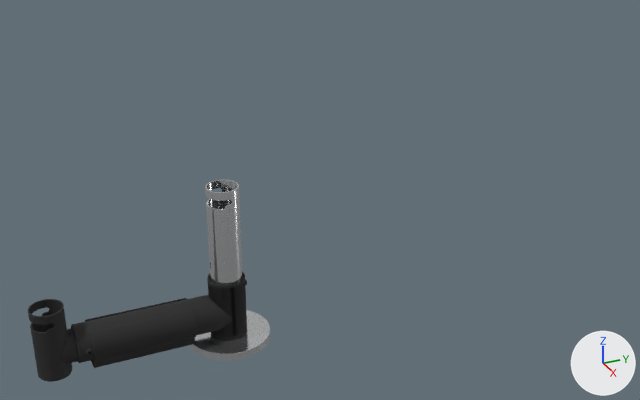
A saved change to the glTF model projekt.glb.
Rendered twice from a 50 mm lens placed at (1.087, -1.293, 0.819), pointed at (0.093, -0.845, 0.322). The axes (+X, +Y, +Z) are drawn at lower right. The lights are the same throughout. The picture after the commit comes second. Where no turn or scale is listed for an object, it has been applied to the vertices.

The first picture shows 'PL38_0100__Flex_Arm_A', 'PL38_0100__Flex_Arm_B', 'PL38_0200'.
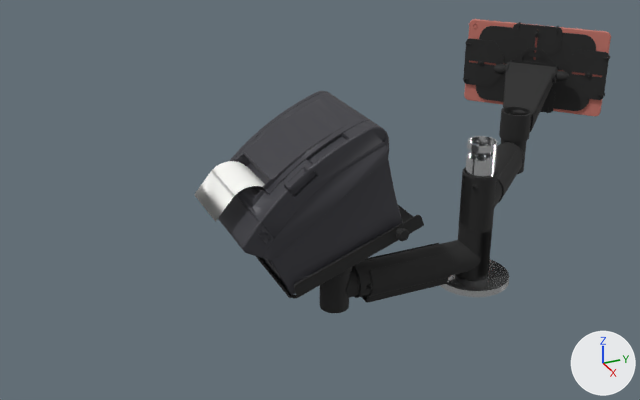
ob_scene_001 is not drawn itself; it is the parent of ob_pl38_0100__flex_arm_a.
ob_scene_002 is not drawn itself; it is the parent of ob_pl38_0100__flex_arm_b.

Pixel boxes [x1, y1, x2, y2] of what changed, in the pictures (640 x 400 px):
'SRP_380_Outline_180822_Paper_1', added
    after: [218, 91, 403, 295]
'PL38_0100__Flex_Arm_A', recoloured, moved
    before: [71, 271, 247, 368]
    after: [353, 224, 493, 303]
'PL38_0200', moved
    before: [190, 180, 270, 360]
    after: [440, 136, 509, 297]
'PL38_0008_C', added (black)
    after: [463, 22, 610, 113]
'PL38_0100__Flex_Arm_B', moved
    before: [28, 299, 79, 382]
    after: [320, 267, 360, 313]
'PL38_0008_A', added (black)
    after: [499, 62, 555, 142]
'PL38_0100__Flex_Arm_A.001', added (black)
    after: [459, 142, 524, 231]
'PL38_0002', added
    after: [256, 205, 424, 299]
'SRP_380_Outline_180822_Paper', added
    after: [194, 161, 265, 222]
'PL38_0008_full_1', added
    after: [464, 19, 611, 116]
'PL38_0008_B', added (black)
    after: [494, 47, 569, 83]
'PL38_0100__Flex_Arm_B.001', added (mostly hidden)
    after: [501, 113, 527, 174]

Diff of the bpy script that builds the scene:
```diff
--- a/projekt.glb.py
+++ b/projekt.glb.py
@@ mat_material_1 @@
 mat_material_1 = principled_material('Material_1')
-mat_material_1.base_color = (0.0, 1.0, 0.0)  # green #00ff00
+mat_material_1.base_color = (0.0196, 0.0196, 0.0196)  # black #262626
 mat_material_1.metallic = 0.5
@@ me_mesh_2 @@
 me_mesh_2.from_pydata(...)  # 6747 vertices, 13494 faces; spans x -10.4..10.4, y -2.5..2.5, z -3.8..3.8
-me_mesh_2.materials.append(mat_material_2)  # black #262626
+me_mesh_2.materials.append(mat_material_1)  # black #262626
@@ ob_pl38_0200 @@
 ob_pl38_0200 = bpy.data.objects.new('PL38_0200', me_mesh_0)
-ob_pl38_0200.location = (0.2, -1.015, 0.315)
+ob_pl38_0200.location = (0.2, -0.665, 0.315)
@@ ob_scene_001 @@
 ob_scene_001.parent = ob_node_7
-ob_scene_001.location = (0.2, -1.094, 0.26)
+ob_scene_001.location = (0.2, -0.744, 0.26)
 ob_scene_001.rotation_euler = (0.0, 0.0, 1.571)  # degrees (0, 0, 90)
@@ ob_scene_002 @@
 ob_scene_002.parent = ob_node_7
-ob_scene_002.location = (0.2, -1.142, 0.265)
+ob_scene_002.location = (0.2, -0.792, 0.265)
 ob_scene_002.rotation_euler = (0.0, 0.0, 1.571)  # degrees (0, 0, 90)
@@ ob_pl38_0008_full_1 @@
+ob_pl38_0008_full_1 = bpy.data.objects.new('PL38_0008_full_1', me_mesh_9)  # 830 vertices, 1624 faces; spans x -0.082..0.081, y -0.073..0.074, z -0.066..0.066; in mat_pulverbeschichtung__rot (pink #c8786d)
+ob_pl38_0008_full_1.location = (-0.008, -0.432, 0.431)
@@ ob_pl38_0008_c @@
+ob_pl38_0008_c = bpy.data.objects.new('PL38_0008_C', me_mesh_8)  # 10262 vertices, 20540 faces; spans x -0.086..0.086, y -0.079..0.079, z -0.07..0.069; in mat_material_8 (black #262626)
+ob_pl38_0008_c.location = (-0.008, -0.432, 0.431)
@@ ob_pl38_0008_b @@
+ob_pl38_0008_b = bpy.data.objects.new('PL38_0008_B', me_mesh_7)  # 4048 vertices, 8092 faces; spans x -0.0424..0.0472, y -0.0437..0.0383, z -0.0236..0.0236; in mat_material_7 (black #262626)
+ob_pl38_0008_b.location = (0.005, -0.447, 0.44)
@@ ob_pl38_0008_a @@
+ob_pl38_0008_a = bpy.data.objects.new('PL38_0008_A', me_mesh_6)  # 406 vertices, 804 faces; spans x -0.0631..0.0431, y -0.0454..0.0641, z -0.0448..0.0448; in mat_material_6 (black #262626)
+ob_pl38_0008_a.location = (0.041, -0.488, 0.396)
@@ ob_pl38_0100__flex_arm_b_001 @@
+ob_pl38_0100__flex_arm_b_001 = bpy.data.objects.new('PL38_0100__Flex_Arm_B.001', me_mesh_3)
+ob_pl38_0100__flex_arm_b_001.parent = ob_scene_006
+ob_pl38_0100__flex_arm_b_001.location = (0.0, 0.0, 0.0)
@@ ob_scene_006 @@
+ob_scene_006 = bpy.data.objects.new('Scene.006', None)
+ob_scene_006.parent = ob_node_7
+ob_scene_006.location = (0.115, -0.571, 0.34)
+ob_scene_006.rotation_euler = (0.0, 0.0, -0.838)  # degrees (0, 0, -48)
+ob_scene_006.scale = (0.01, 0.01, 0.01)
@@ ob_pl38_0100__flex_arm_a_001 @@
+ob_pl38_0100__flex_arm_a_001 = bpy.data.objects.new('PL38_0100__Flex_Arm_A.001', me_mesh_2)
+ob_pl38_0100__flex_arm_a_001.parent = ob_scene_005
+ob_pl38_0100__flex_arm_a_001.location = (0.0, 0.0, 0.0)
@@ ob_scene_005 @@
+ob_scene_005 = bpy.data.objects.new('Scene.005', None)
+ob_scene_005.parent = ob_node_7
+ob_scene_005.location = (0.148, -0.607, 0.335)
+ob_scene_005.rotation_euler = (0.0, 0.0, -0.838)  # degrees (0, 0, -48)
+ob_scene_005.scale = (0.01, 0.01, 0.01)
@@ ob_srp_380_outline_180822_paper_1 @@
+ob_srp_380_outline_180822_paper_1 = bpy.data.objects.new('SRP_380_Outline_180822_Paper_1', me_mesh_5)  # 16083 vertices, 32475 faces; spans x -0.074..0.074, y -0.04..0.163, z -0.045..0.147; in mat_opaque_86_177_255 (dark grey #3f3f45)
+ob_srp_380_outline_180822_paper_1.location = (0.199, -0.978, 0.34)
@@ ob_srp_380_outline_180822_paper @@
+ob_srp_380_outline_180822_paper = bpy.data.objects.new('SRP_380_Outline_180822_Paper', me_mesh_4)  # 46 vertices, 84 faces; spans x -0.0451..0.0354, y -0.058..0.0104, z 0.0501..0.0849; in mat_papier__weiß (white #f9f9f6)
+ob_srp_380_outline_180822_paper.location = (0.199, -0.978, 0.34)
@@ ob_pl38_0002 @@
+ob_pl38_0002 = bpy.data.objects.new('PL38_0002', me_mesh_3_1)  # 11611 vertices, 23238 faces; spans x -0.089..0.089, y -0.09..0.09, z -0.046..0.046; in mat_material_3 (black #262626)
+ob_pl38_0002.location = (0.199, -0.882, 0.324)
```
